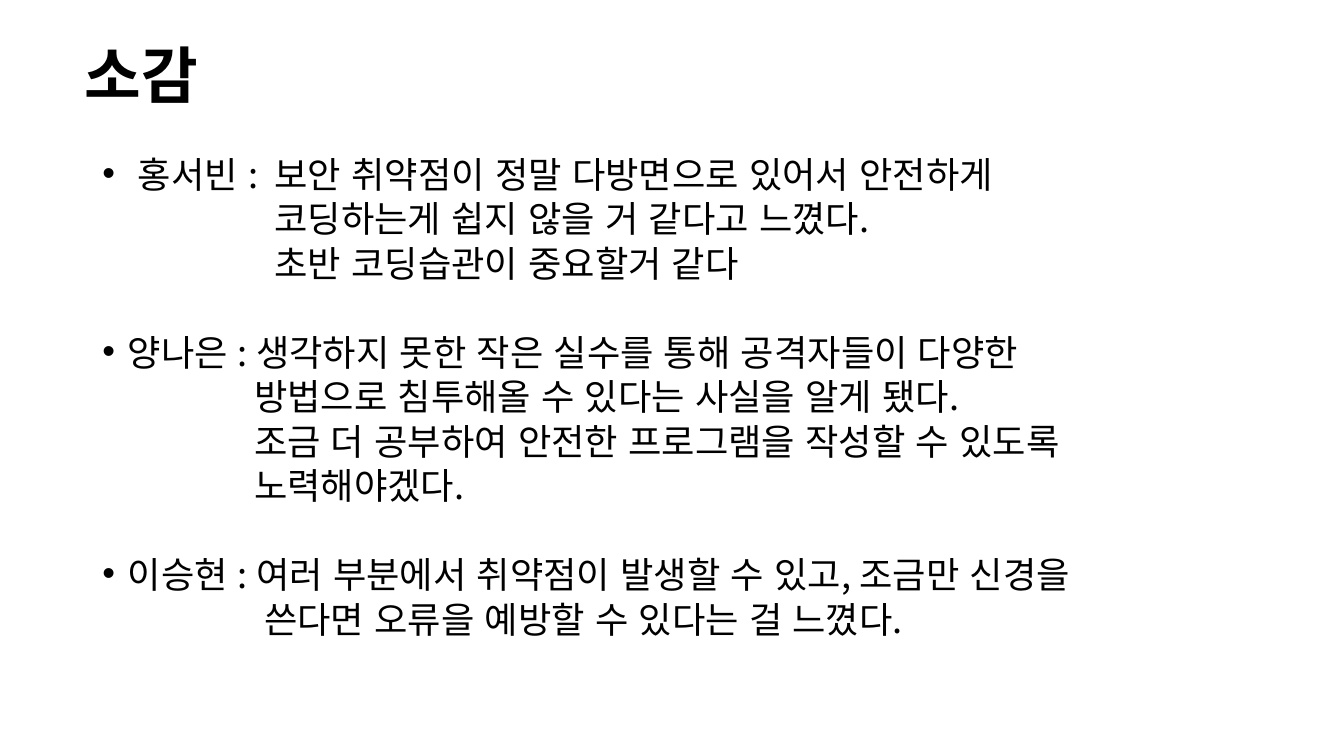
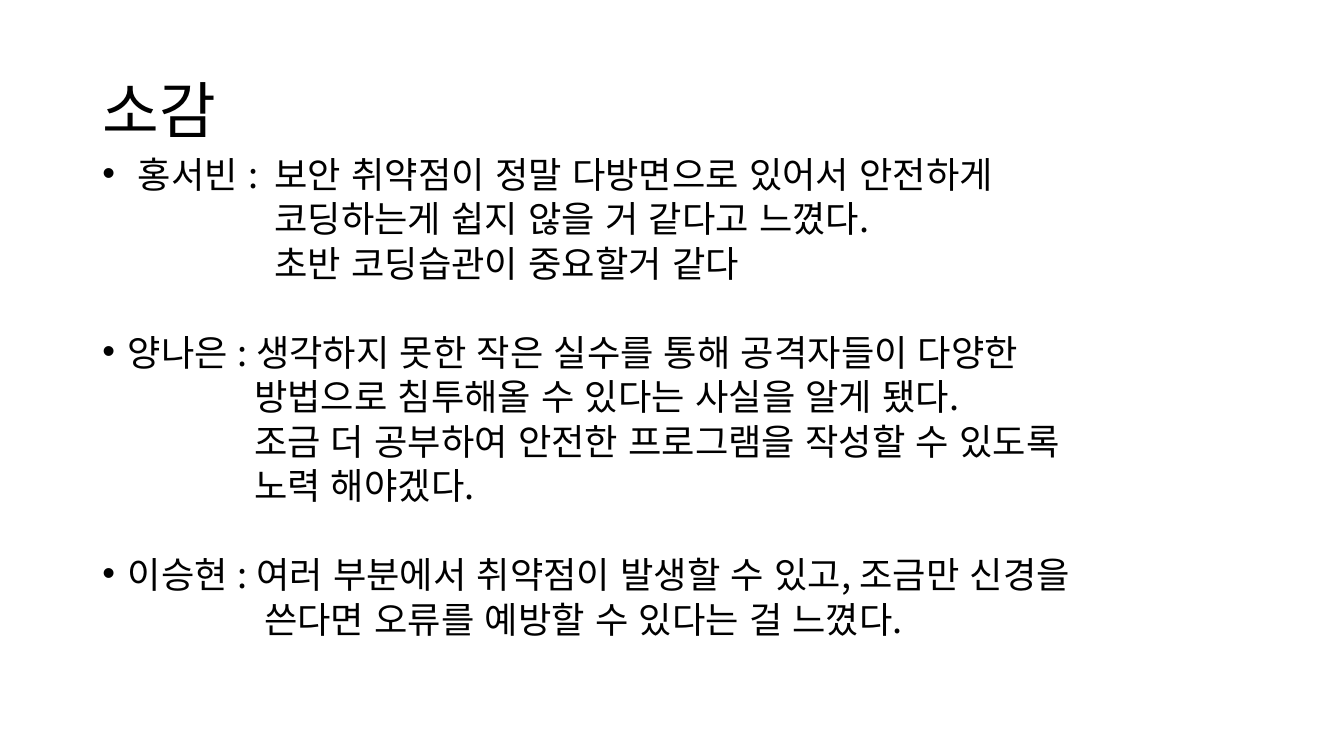
Before and after one commit to Klaxon9718/YUHAN_-security, a slide deck: slide 11 of 발표자료/Secure Coding 발표자료.pptx. Drawn at 1344x756 pixels with LibreOffice and Linux fonts; fonts in the diff are those of the drawing. Boxes give left, top, right and bottom in pixels: in the first picture for what was removed or moved away, otherwise in the second. Text is boxed around its words. In the diff, an @@ line names an element or a change of style, - is before the commit and + after.

```diff
--- a/발표자료/Secure Coding 발표자료.pptx
+++ b/발표자료/Secure Coding 발표자료.pptx
@@ title "소감": place and size @@
-title "소감" at bbox=[84, 46, 197, 103]
+title "소감" at bbox=[102, 82, 215, 137]
@@ title "소감" at bbox=[102, 82, 215, 137]: bold off @@
@@ text at bbox=[254, 469, 475, 502]: spaces changed @@
-노력해야겠다.
+노력 해야겠다.
@@ text at bbox=[264, 602, 903, 636]: text changed @@
-쓴다면 오류을 예방할 수 있다는 걸 느꼈다.
+쓴다면 오류를 예방할 수 있다는 걸 느꼈다.
```
Also in this commit, not shown: 3 other slides changed.
